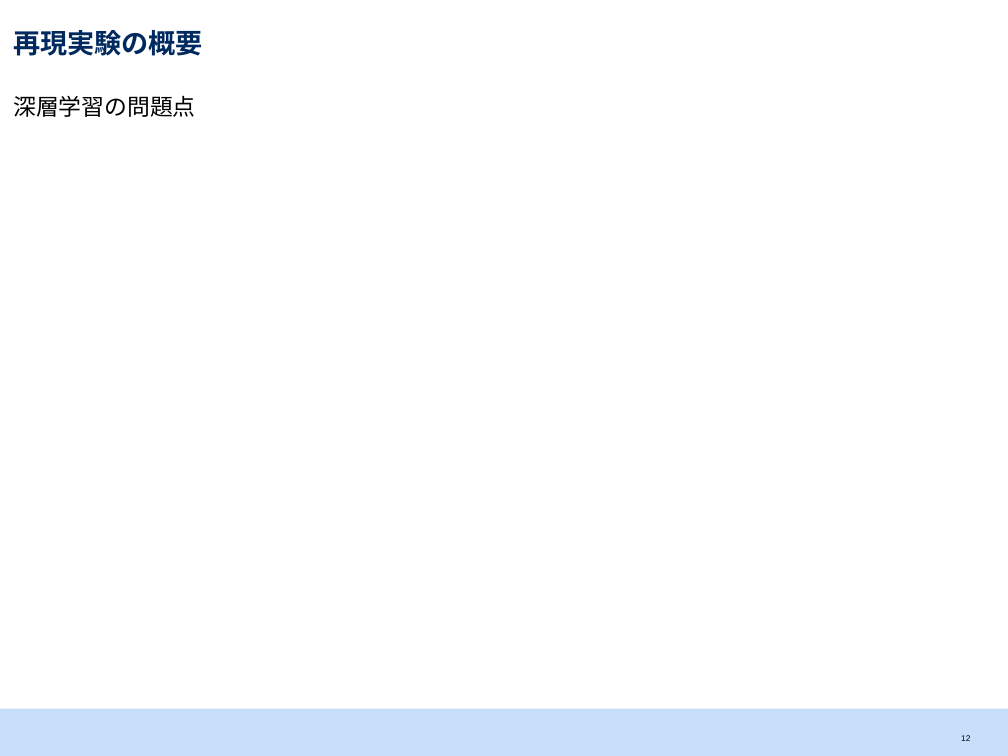
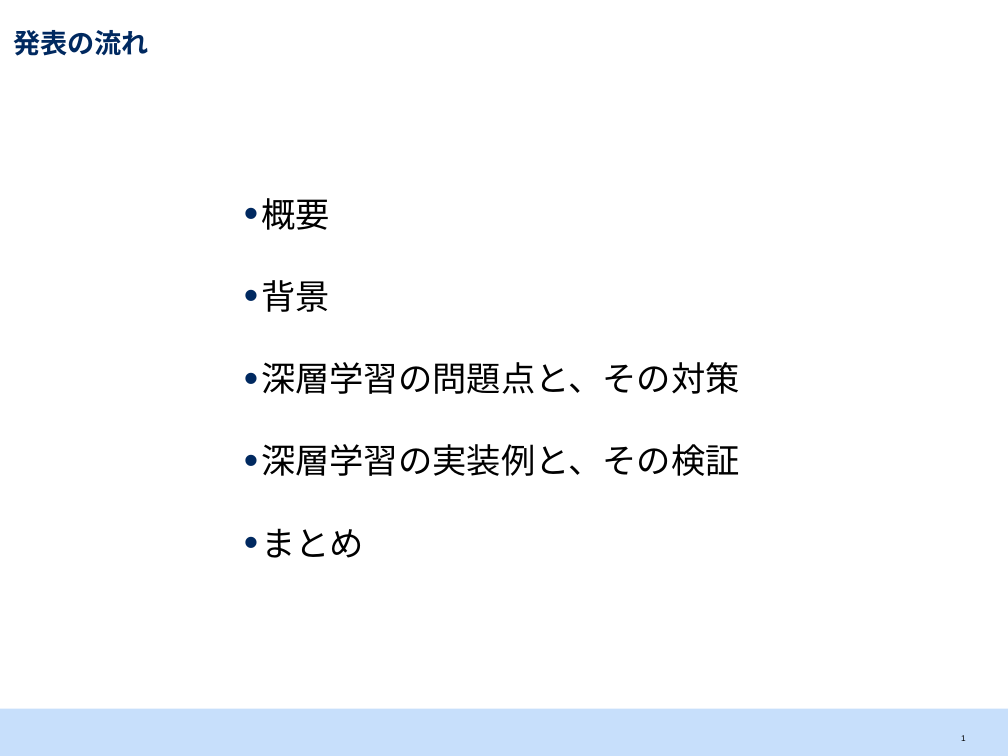
Before and after one commit to srtk/sotsuron, a slide deck: slide 2 of doc/sotsuron_defense/bd.pptx (slide 13 before the commit). Drawn at 1008x756 pixels with LibreOffice and Linux fonts; fonts in the diff are those of the drawing. Boxes give left, top, right and bottom in pixels: in the first picture for what was removed or moved away, otherwise in the second. Text is boxed around its words. In the diff, an @@ line names an element or a change of style, - is before the commit and + after.

```diff
--- a/doc/sotsuron_defense/bd.pptx
+++ b/doc/sotsuron_defense/bd.pptx
@@ title at [13, 30, 148, 56]: text changed @@
-再現実験の概要
+発表の流れ
@@ text removed at [13, 95, 195, 117] @@
-深層学習の問題点
@@ text added at [261, 198, 740, 558], 24 pt, text #000000 @@
+  • 概要
+  • 背景
+  • 深層学習の問題点と、その対策
+  • 深層学習の実装例と、その検証
+  • まとめ
@@ page number at [961, 735, 966, 741]: text changed @@
-12
+1
```
Also in this commit, not shown: 11 other slides changed, 7 slides added, 3 slides removed, 1 other file.
